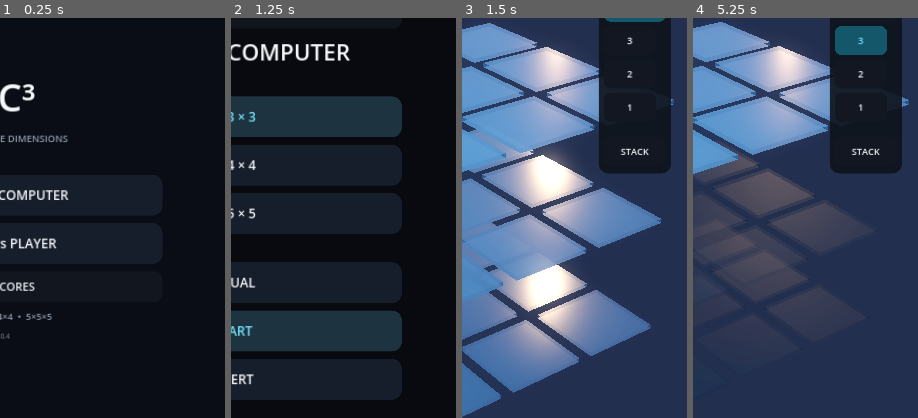
Above: before the commit, frames 1-4 (left to right).
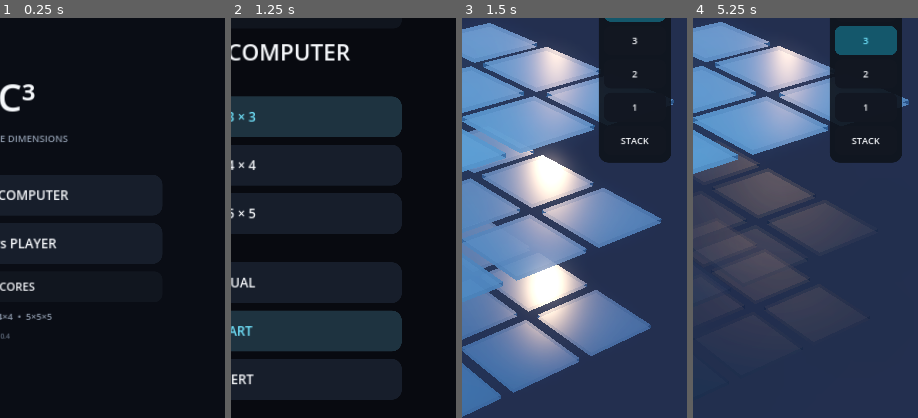
Above: after the commit, the same moments.

Repository: Creativebrook/tic3
Game: Godot game, scene res://scenes/main.tscn
Two runs of this game, one before a commit and one after it. Both use one fixed random seed, a clock stepped at 60 frames per second and the inputs below.
Inputs:
- Up to frame 1 (0.25 s): no input
- Up to frame 2 (1.25 s): click "PLAYER vs COMPUTER" at 0.5 s
- Up to frame 3 (1.5 s): click "START GAME" at 1.25 s
- Up to frame 4 (5.25 s): click "‹" at 2 s; click "PLAYER vs PLAYER" at 2.75 s; click "START GAME" at 3.5 s; click "ALL" at 4.25 s; click "3" at 5 s
The pictures show only the part of the screen within x 50-100%, y 26-76%; the shares and areas given below are measured in that part.

Frames 1-2 are identical in both runs. In frame 3, 1.2% of the frame differs, in the area x 60-93%, y 4-39%; in frame 4, 1.6%, in the area x 60-93%, y 2-39%.

Commit message:
ui: pin stack menu header and unify layer control sizing

Diff:
--- a/scripts/main.gd
+++ b/scripts/main.gd
@@ -293,7 +293,8 @@
 	side_panel.add_child(margin)
 	layer_box = VBoxContainer.new()
 	layer_buttons.clear()
-	layer_box.alignment = BoxContainer.ALIGNMENT_CENTER
+	# Pin content to the top so ALL never shifts while the levels block collapses.
+	layer_box.alignment = BoxContainer.ALIGNMENT_BEGIN
 	layer_box.add_theme_constant_override("separation", 10)
 	margin.add_child(layer_box)
 	var all_btn := _layer_button("ALL", -1)
@@ -305,12 +306,12 @@
 	# container reflow "bumps" that were visible in the previous release.
 	levels_clip = Control.new()
 	levels_clip.clip_contents = true
+	levels_clip.size_flags_horizontal = Control.SIZE_EXPAND_FILL
 	levels_clip.custom_minimum_size = Vector2(126, _levels_block_height())
 	layer_box.add_child(levels_clip)
 
 	levels_box = VBoxContainer.new()
-	levels_box.position = Vector2.ZERO
-	levels_box.size = Vector2(126, _levels_block_height())
+	levels_box.set_anchors_and_offsets_preset(Control.PRESET_FULL_RECT)
 	levels_box.add_theme_constant_override("separation", 10)
 	levels_clip.add_child(levels_box)
 
@@ -319,9 +320,9 @@
 		levels_box.add_child(layer_btn)
 		layer_buttons.append(layer_btn)
 	_refresh_layer_buttons()
-	stack_spacer = _spacer(16)
-	layer_box.add_child(stack_spacer)
+	stack_spacer = null
 	stack_button = _small_button("STACK", _toggle_stack_mode)
+	stack_button.size_flags_horizontal = Control.SIZE_EXPAND_FILL
 	layer_box.add_child(stack_button)
 	_refresh_stack_button()
 	_refresh_side_panel_mode(false)
@@ -369,6 +370,7 @@
 func _layer_button(text: String, layer: int) -> Button:
 	var b := _small_button(text, func(): _select_layer(layer))
 	b.custom_minimum_size = Vector2(126, 70)
+	b.size_flags_horizontal = Control.SIZE_EXPAND_FILL
 	b.set_meta("layer", layer)
 	return b
 
@@ -445,8 +447,9 @@
 	return float(board_size * 70 + max(board_size - 1, 0) * 10)
 
 func _side_panel_normal_height() -> float:
-	# Content-fit height with a fixed top edge: 3³=452, 4³=532, 5³=612.
-	return 452.0 + float(max(board_size - 3, 0)) * 80.0
+	# Content-fit height with no artificial gap before STACK:
+	# 3³=426, 4³=506, 5³=586.
+	return 426.0 + float(max(board_size - 3, 0)) * 80.0
 
 func _refresh_side_panel_mode(animated := true) -> void:
 	if side_panel == null or board_view == null or levels_clip == null:
@@ -471,19 +474,12 @@
 		if levels_clip.custom_minimum_size.y <= 0.5:
 			levels_clip.custom_minimum_size.y = 0.0
 			levels_clip.modulate.a = 0.0
-		if stack_spacer:
-			stack_spacer.visible = true
-			if stack_spacer.custom_minimum_size.y <= 0.5:
-				stack_spacer.custom_minimum_size.y = 0.0
 
 	if not animated:
 		side_panel.size = Vector2(174, target_height)
 		levels_clip.custom_minimum_size = Vector2(126, target_levels_height)
 		levels_clip.modulate.a = 0.0 if compact else 1.0
 		levels_clip.visible = not compact
-		if stack_spacer:
-			stack_spacer.custom_minimum_size = Vector2(1, 0 if compact else 16)
-			stack_spacer.visible = not compact
 		return
 
 	side_panel_tween = create_tween().set_trans(Tween.TRANS_SINE).set_ease(Tween.EASE_IN_OUT)
@@ -501,21 +497,12 @@
 		0.0 if compact else 1.0,
 		duration * 0.72
 	)
-	if stack_spacer:
-		side_panel_tween.tween_property(
-			stack_spacer,
-			"custom_minimum_size",
-			Vector2(1, 0 if compact else 16),
-			duration
-		)
 
 	if compact:
 		side_panel_tween.finished.connect(func():
 			if board_view == null or not board_view.is_stack_mode():
 				return
 			levels_clip.visible = false
-			if stack_spacer:
-				stack_spacer.visible = false
 		, CONNECT_ONE_SHOT)
 
 func _refresh_stack_button() -> void:
